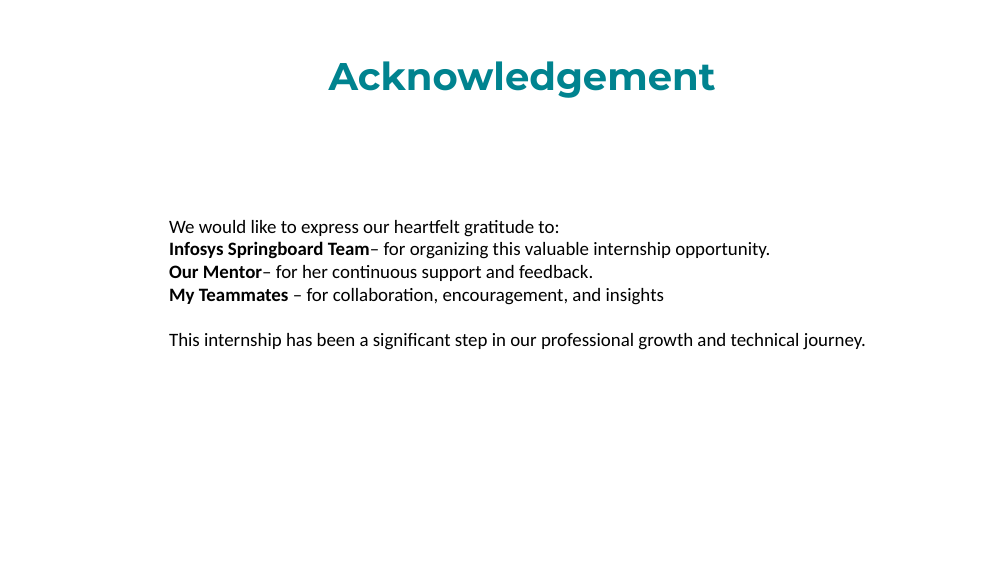
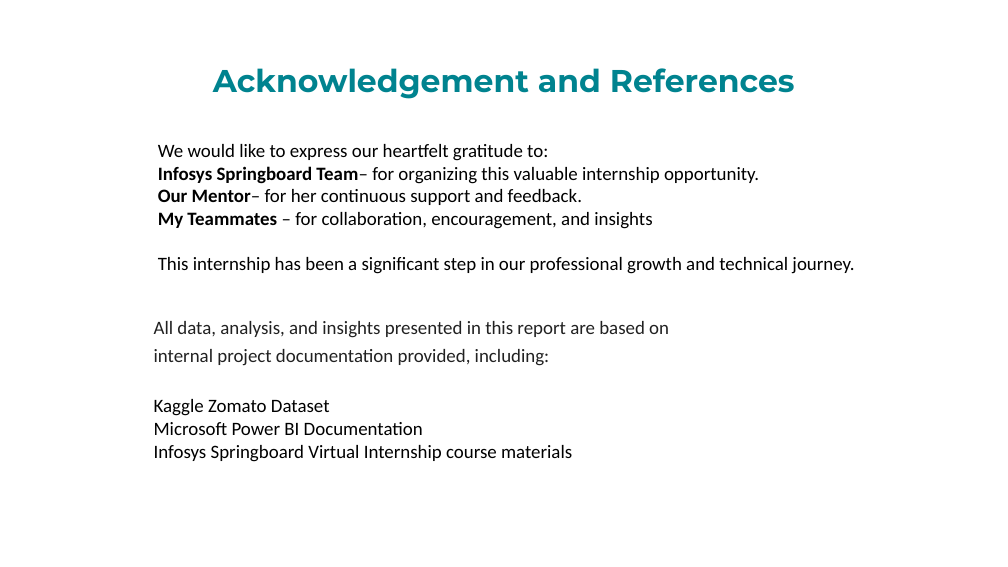
Before and after one commit to Flemin1235/Infosys_Food_Trends_PowerBi_Team_D, a slide deck: slide 8 of Team_mem_PPT/Flemin P Daniel.pptx (slide 11 before the commit). Drawn at 1008x567 pixels with LibreOffice and Linux fonts; fonts in the diff are those of the drawing; background and template pictures are left out. Boxes give left, top, right and bottom in pixels: in the first picture for what was removed or moved away, otherwise in the second. Text is boxed around its words. In the diff, an @@ line names an element or a change of style, - is before the commit and + after.

```diff
--- a/Team_mem_PPT/Flemin P Daniel.pptx
+++ b/Team_mem_PPT/Flemin P Daniel.pptx
@@ text at <box>213,68,795,99</box>: text changed; size 36.8 to 30 pt @@
-Acknowledgement
+Acknowledgement and References
@@ text "We would like to express ...": place and size @@
-text "We would like to express ..." at <box>169,220,866,350</box>
+text "We would like to express ..." at <box>158,144,854,274</box>
@@ text added at <box>154,321,669,366</box>, 18 pt, text #212121 @@
+All data, analysis, and insights presented in this report are based on
+internal project documentation provided, including:
@@ text added at <box>154,399,572,462</box>, 18 pt, text #000000 @@
+Kaggle Zomato Dataset
+Microsoft Power BI Documentation
+Infosys Springboard Virtual Internship course materials
```
Also in this commit, not shown: 1 other slide changed, 2 slides added, 6 slides removed, 1 other file.
